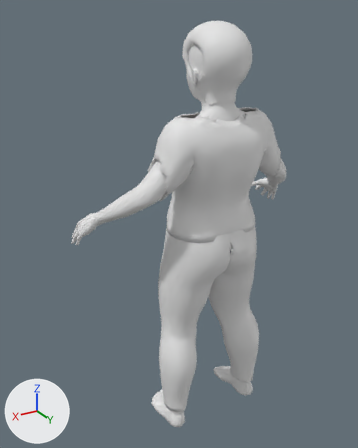
A saved change to the glTF model corpos/corpo-crianca-f-gordo.glb.
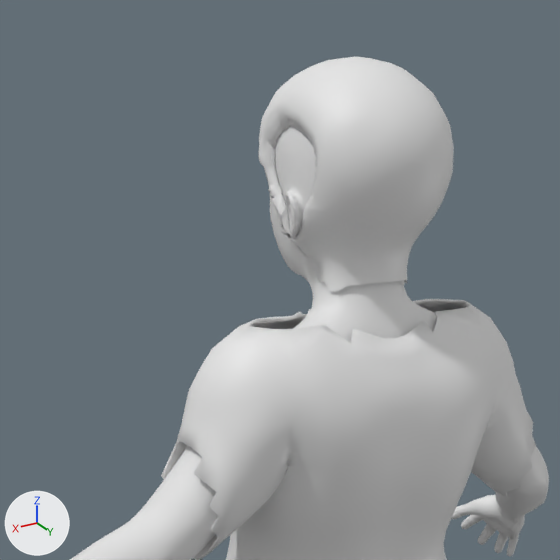
Each version is shown whole from a camera (50 mm lens) standing at (1.156, 1.737, 0.955) and looking at (0.078, -0.059, 0.056), then close up on the part from 25% to 81% of the width and 0% to 45% of the height. Arrows for +X, +Y and +Z are at lower left; the lights stay in place. The last two pictures show the newer version. Vertices at exactly the same position are counted once.

Names of what the first close-up shows: 'cabelo', 'camiseta', 'pele'.
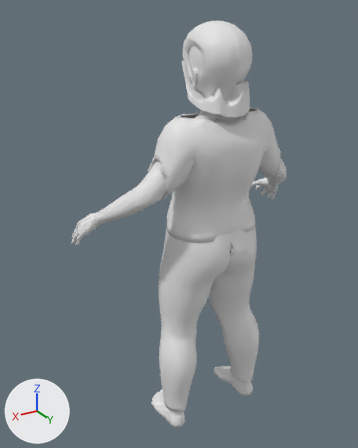
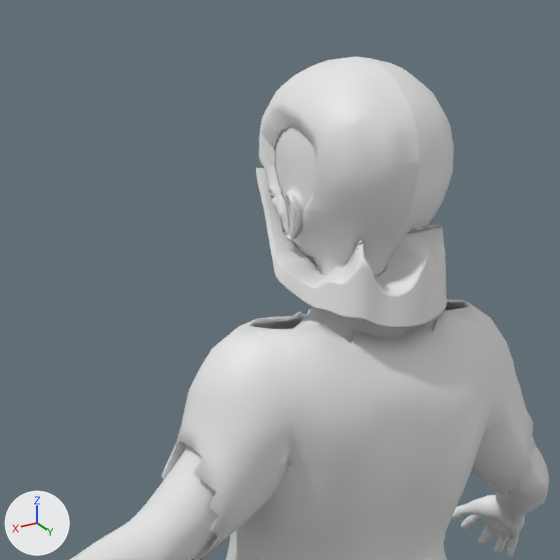
The edits, one by one:
me_cabelo is used by ob_cabelo; location (0.0, 0.0, 0.0).
me_cabelo had 1648 vertices, 3219 faces and spanned x -0.112..0.112, y -0.044..0.238, z 0.624..0.921.
me_cabelo now has 5028 vertices, 9975 faces and spans x -0.133..0.133, y -0.044..0.239, z 0.585..0.921.
me_cabelo part 1: a new loose piece of 3380 vertices spanning x -0.133..0.133, y 0.015..0.239, z 0.585..0.778.

Location of each change, (x1, y1, x2, y2) in pixels of the close-ups (560 x 560 px):
'cabelo', reshaped (16% taller)
    before: (258, 57, 454, 291)
    after: (256, 57, 454, 328)
part 1 of me_cabelo, added
    after: (256, 168, 446, 328)
